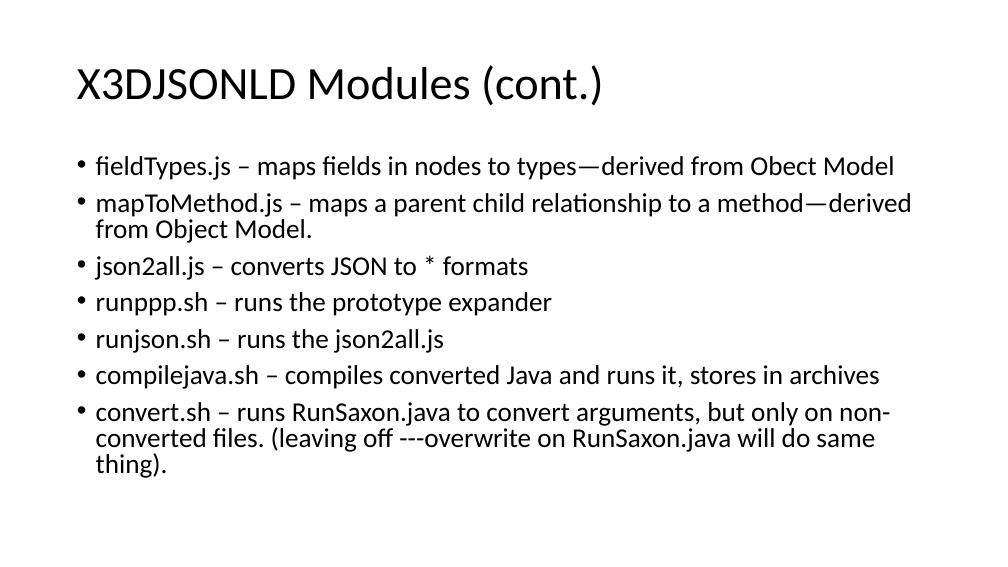
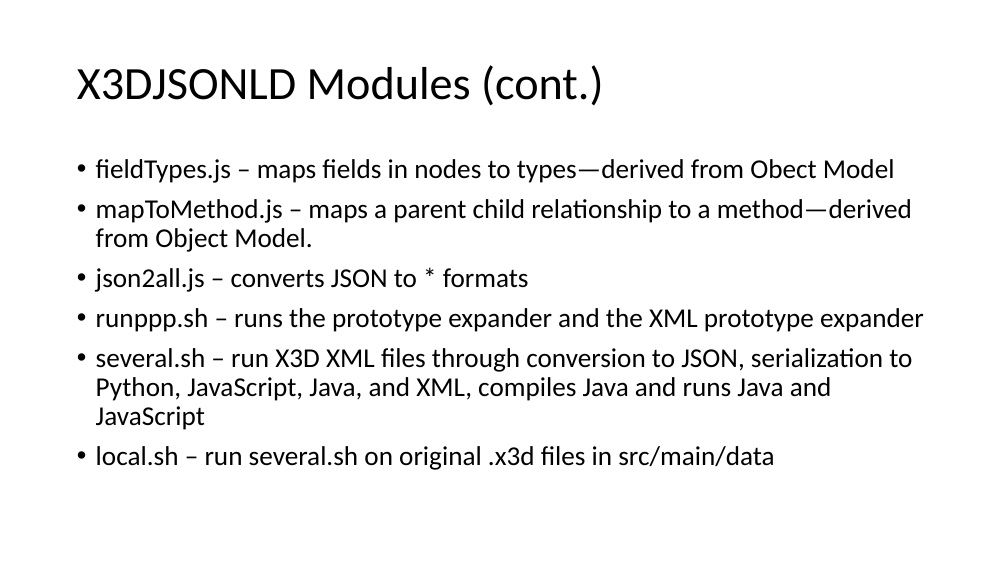
Before and after one commit to coderextreme/X3DJSONLD, a slide deck: slide 5 of doc/X3DJSONLoaderTutorial.pptx. Drawn at 1008x567 pixels with LibreOffice and Linux fonts; fonts in the diff are those of the drawing. Boxes give left, top, right and bottom in pixels: in the first picture for what was removed or moved away, otherwise in the second. Text is boxed around its words. In the diff, an @@ line names an element or a change of style, - is before the commit and + after.

```diff
--- a/doc/X3DJSONLoaderTutorial.pptx
+++ b/doc/X3DJSONLoaderTutorial.pptx
@@ text at (96,159,912,292): line spacing 0.8 to 0.9 @@
@@ text at (96,308,924,470): text changed @@
-• runppp.sh – runs the prototype expander
-• runjson.sh – runs the json2all.js
-• compilejava.sh – compiles converted Java and runs it, stores in archives
-• convert.sh – runs RunSaxon.java to convert arguments, but only on non-converted files. (leaving off ---overwrite on RunSaxon.java will do same thing).
+• runppp.sh – runs the prototype expander and the XML prototype expander
+• several.sh – run X3D XML files through conversion to JSON, serialization to Python, JavaScript, Java, and XML, compiles Java and runs Java and JavaScript
+• local.sh – run several.sh on original .x3d files in src/main/data
```
Also in this commit, not shown: 5 other slides changed, 10 slides added, 15 other files.
